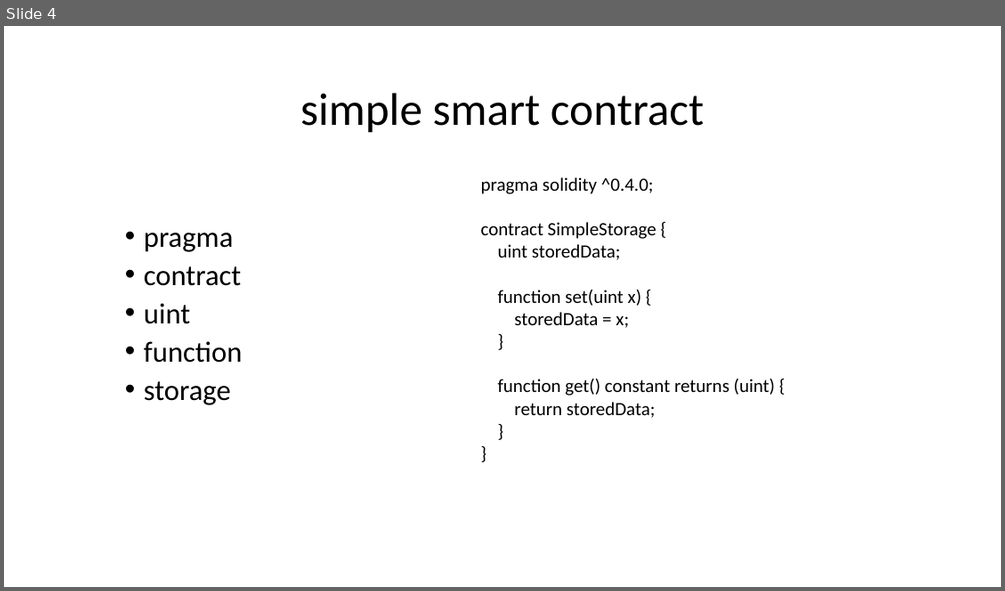
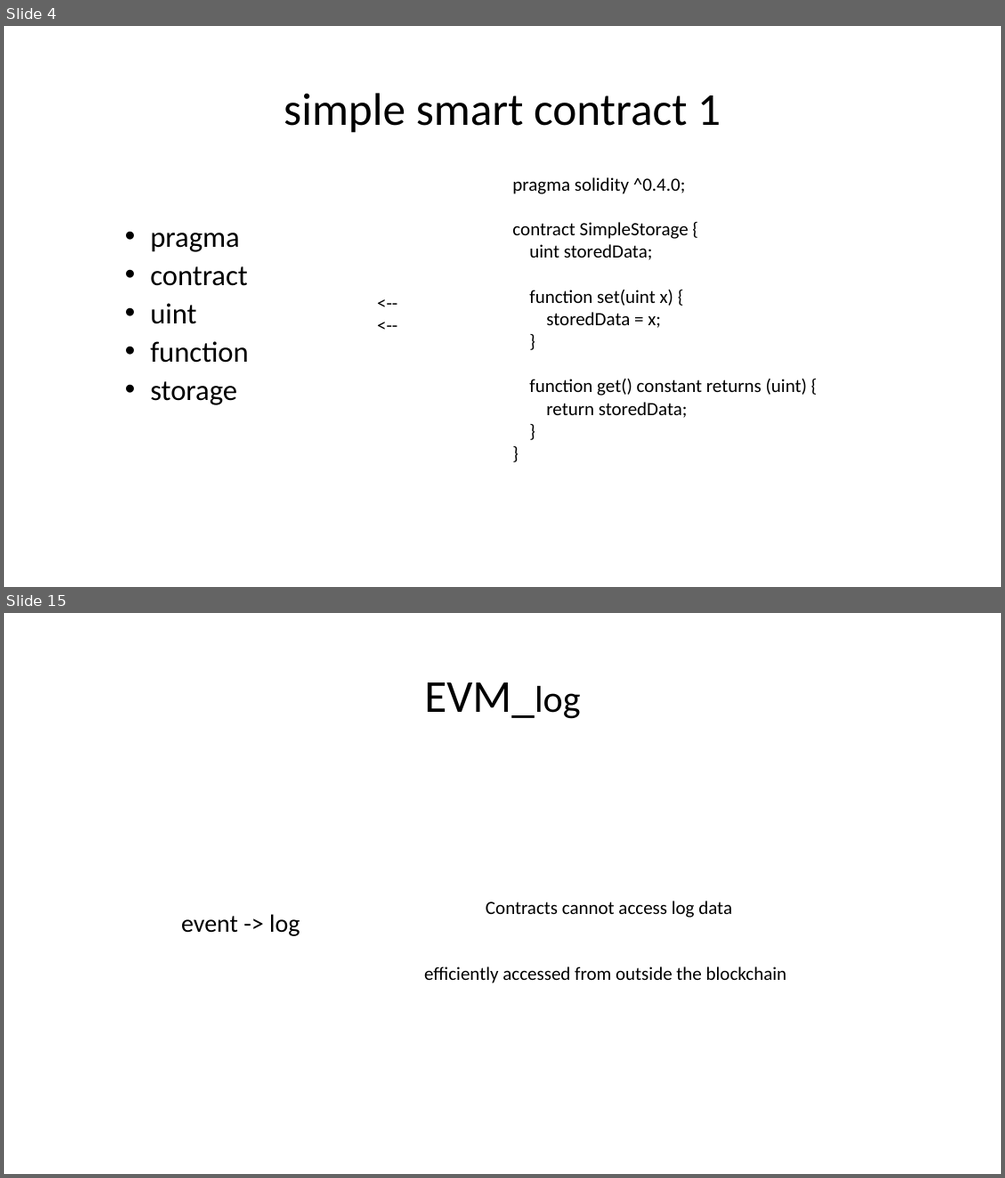
Before and after one commit to kaikai1024/ethereum-me, a slide deck: contract_me.pptx. Shown one above the other, each under a label of ours: slide 4 before the commit, slides 4 and 15 after it; the slides between them are not shown. The pictures are 1005x591 and 1005x1178 pixels, drawn with LibreOffice and Linux fonts; fonts in the diff are those of the drawing. Boxes give left, top, right and bottom in pixels: in the first picture for what was removed or moved away, otherwise in the second. Text is boxed around its words. In the diff, an @@ line names an element or a change of style, - is before the commit and + after.

```diff
--- a/contract_me.pptx
+++ b/contract_me.pptx
@@ slide 15 added at <box>4,613,1001,1174</box>, background #FFFFFF @@
@@ title added at <box>424,682,580,719</box>, 44 pt, text #000000 @@
+EVM_log
@@ text added at <box>485,900,732,917</box>, 18 pt, text #000000 @@
+Contracts cannot access log data
@@ text added at <box>181,914,299,936</box>, 24 pt, text #000000 @@
+event -> log
@@ text added at <box>424,966,787,983</box>, 18 pt, text #000000 @@
+efficiently accessed from outside the blockchain
@@ slide 4 changed as well @@
@@ title at <box>283,93,720,133</box>: text changed @@
-simple smart contract
+simple smart contract 1
@@ text "pragma solidity ^0.4.0;": place and size @@
-text "pragma solidity ^0.4.0;" at <box>481,177,775,418</box>
+text "pragma solidity ^0.4.0;" at <box>512,177,807,418</box>
@@ text "pragma": place and size @@
-text "pragma" at <box>144,232,243,405</box>
+text "pragma" at <box>150,232,249,405</box>
@@ text added at <box>370,287,437,339</box>, 18 pt, text #000000 @@
+<--
+<--
```
Also in this commit, not shown: 1 other slide changed, 17 other slides added, 4 other files.
